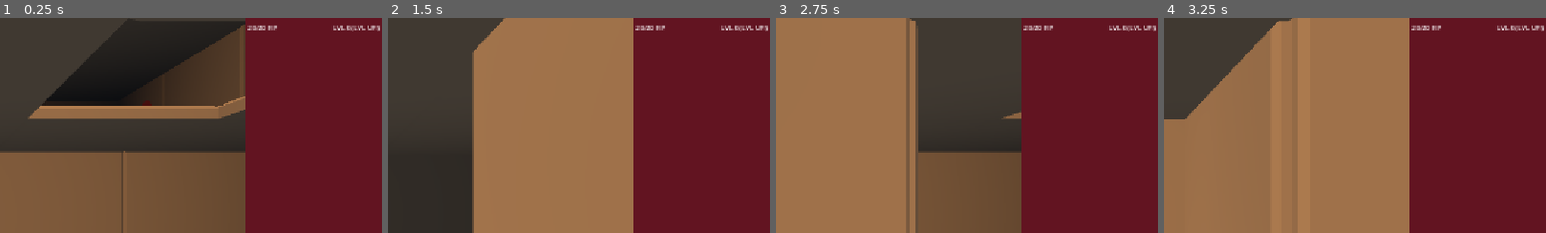
Above: before the commit, frames 1-4 (left to right).
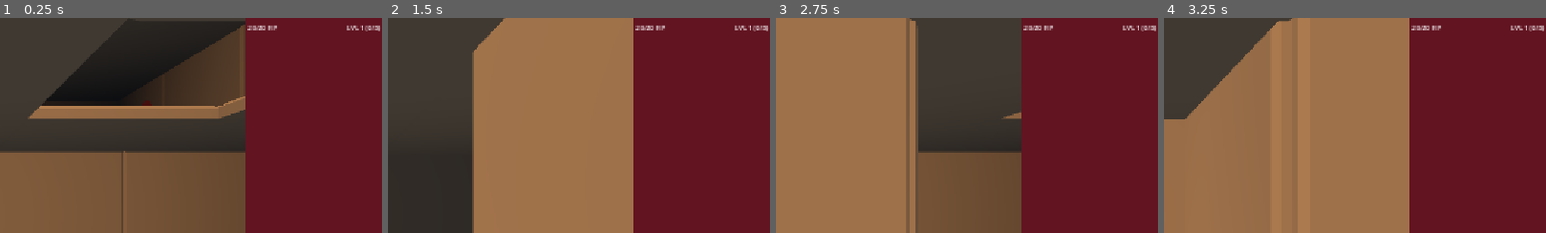
Above: after the commit, the same moments.

Repository: local-minimum/geriatric-crawler
Game: Godot game, scene res://main.tscn
Two runs of this game, one before a commit and one after it. Both use one fixed random seed, a clock stepped at 60 frames per second and the inputs below. The engine's default icon, where the game draws it, is replaced by a stand-in: a white triangle on a blue panel in a dark square.
Inputs (mouse positions are % of the whole screen's width and height, from its top left):
- Up to frame 1 (0.25 s): no input
- Up to frame 2 (1.5 s): click (85, 83) at 0.5 s; click (91, 83) at 1.25 s
- Up to frame 3 (2.75 s): click (97, 83) at 2 s
- Up to frame 4 (3.25 s): click (85, 94) at 2.75 s
The pictures show only the part of the screen within x 50-100%, y 5-55%; the shares and areas given below are measured in that part.

The runs differ from the first frame. In frame 1, 0.2% of the frame differs, in the area x 87-100%, y 3-7%; in frame 2, 0.2%; in frame 3, 0.2%; in frame 4, 0.2%.

Commit message:
fix exploration robot ui level string

Diff:
--- a/scripts/ui/exploration_robot_ui.gd
+++ b/scripts/ui/exploration_robot_ui.gd
@@ -73,18 +73,18 @@
         _sync_health(battle_player)
 
 func _sync_level(robot: Robot) -> void:
-    var lvl: int = robot.obtained_level()
+    var next_level: int = robot.obtained_level() + 1
 
-    if lvl == 4:
-        _level_label.text = "LVL %s (MAX)" % lvl
+    if next_level == 5:
+        _level_label.text = "LVL %s (MAX)" % next_level
     else:
         var required: int = robot.get_fights_required_to_level()
-        var done: int = robot.get_fights_required_to_level()
+        var done: int = robot.get_fights_done_on_current_level()
 
         if done >= required:
-            _level_label.text = "LVL %s (LVL UP!)" % [lvl]
+            _level_label.text = "LVL %s (LVL UP!)" % [next_level]
         else:
-            _level_label.text = "LVL %s (%s/%s)" % [lvl, done, required]
+            _level_label.text = "LVL %s (%s/%s)" % [next_level, done, required]
 
 func _sync_health(battle_player: BattleEntity) -> void:
     if battle_player == null:
